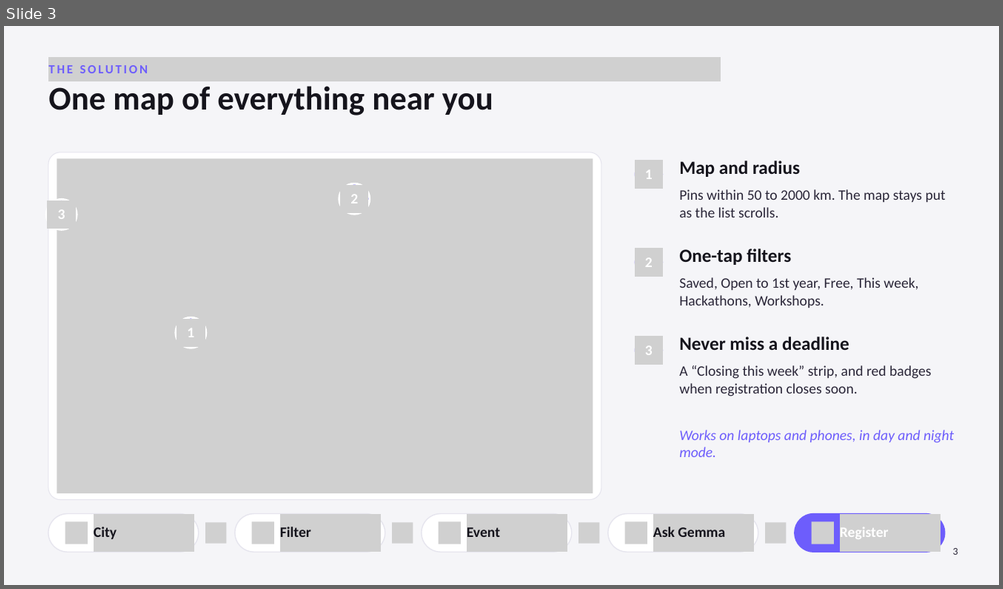
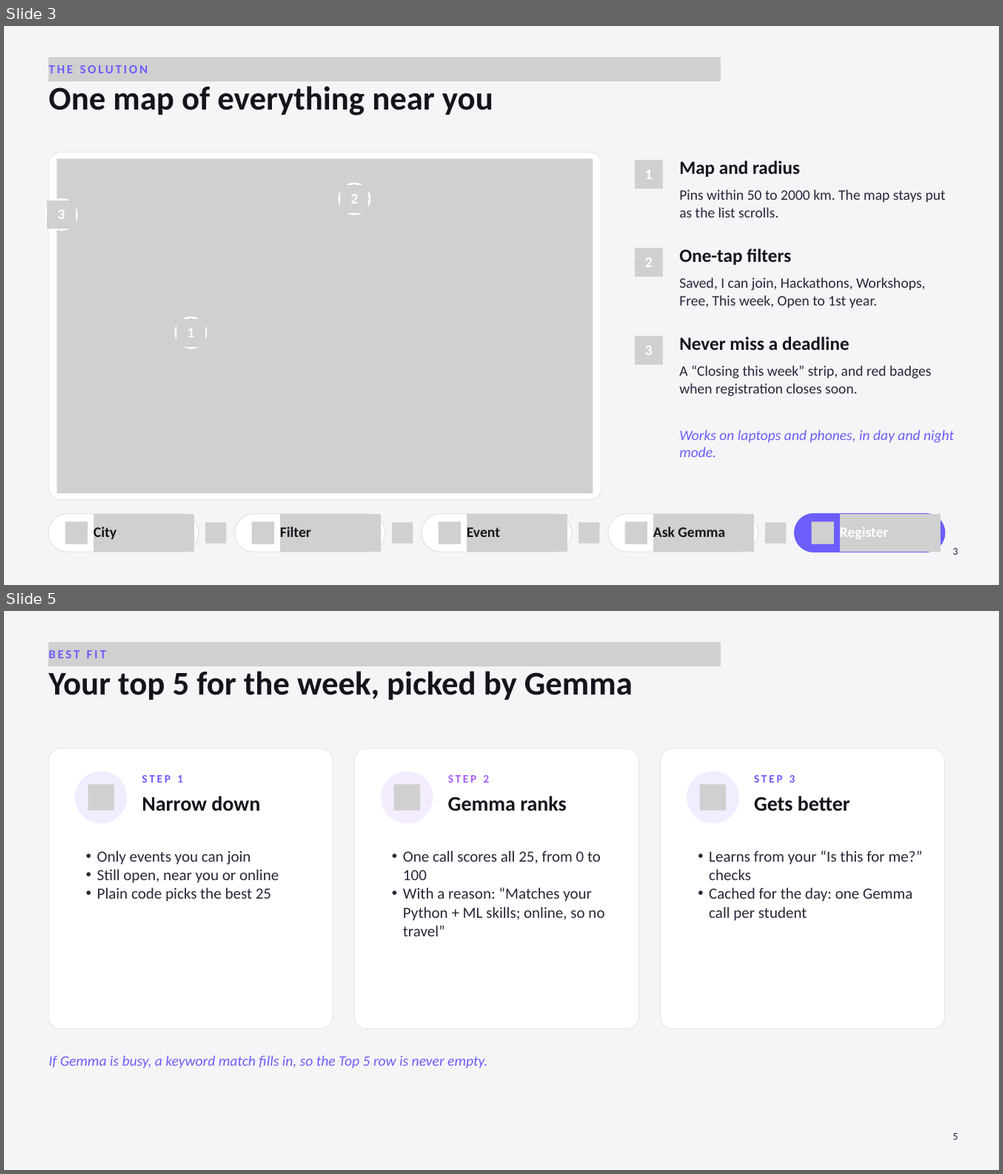
Before and after one commit to DivyanshBhandary/HackFindr, a slide deck: docs/HackFindr_presentation.pptx. Shown one above the other, each under a label of ours: slide 3 before the commit, slides 3 and 5 after it; the slides between them are not shown. The pictures are 1003x589 and 1003x1174 pixels, drawn with LibreOffice and Linux fonts; fonts in the diff are those of the drawing; grey boxes stand for pictures. Boxes give left, top, right and bottom in pixels: in the first picture for what was removed or moved away, otherwise in the second. Text is boxed around its words. In the diff, an @@ line names an element or a change of style, - is before the commit and + after.

```diff
--- a/docs/HackFindr_presentation.pptx
+++ b/docs/HackFindr_presentation.pptx
@@ slide 5 added at (x1=4, y1=611, x2=999, y2=1170), background #F5F5F8 @@
@@ picture added at (x1=48, y1=642, x2=720, y2=667) @@
@@ text added at (x1=48, y1=650, x2=106, y2=658), 18 pt, text #6D5DFC, bold @@
+BEST FIT
@@ text added at (x1=48, y1=671, x2=632, y2=700), 48 pt, text #15141C, bold @@
+Your top 5 for the week, picked by Gemma
@@ freeform shape added at (x1=48, y1=749, x2=333, y2=1029), fill #FFFFFF, outline #E6E5EE 1.13 pt @@
@@ freeform shape added at (x1=354, y1=749, x2=638, y2=1029), fill #FFFFFF, outline #E6E5EE 1.13 pt @@
@@ freeform shape added at (x1=660, y1=749, x2=945, y2=1029), fill #FFFFFF, outline #E6E5EE 1.13 pt @@
@@ freeform shape added at (x1=75, y1=772, x2=128, y2=824), fill #EFEDFF @@
@@ picture added at (x1=88, y1=785, x2=114, y2=811) @@
@@ text added at (x1=142, y1=775, x2=183, y2=783), 16.5 pt, text #6D5DFC, bold @@
+STEP 1
@@ freeform shape added at (x1=381, y1=772, x2=433, y2=824), fill #F4ECFF @@
@@ picture added at (x1=394, y1=785, x2=420, y2=811) @@
@@ text added at (x1=448, y1=775, x2=489, y2=783), 16.5 pt, text #A35CFF, bold @@
+STEP 2
@@ freeform shape added at (x1=686, y1=772, x2=739, y2=824), fill #EFEDFF @@
@@ picture added at (x1=700, y1=785, x2=726, y2=811) @@
@@ text added at (x1=754, y1=775, x2=795, y2=783), 16.5 pt, text #6D5DFC, bold @@
+STEP 3
@@ text added at (x1=142, y1=796, x2=260, y2=812), 30 pt, text #15141C, bold @@
+Narrow down
@@ text added at (x1=448, y1=796, x2=566, y2=812), 30 pt, text #15141C, bold @@
+Gemma ranks
@@ text added at (x1=754, y1=796, x2=850, y2=812), 30 pt, text #15141C, bold @@
+Gets better
@@ text added at (x1=97, y1=851, x2=279, y2=902), 22.5 pt, text #2A2638 @@
+  • Only events you can join
+  • Still open, near you or online
+  • Plain code picks the best 25
@@ text added at (x1=403, y1=851, x2=604, y2=937), 22.5 pt, text #2A2638 @@
+  • One call scores all 25, from 0 to 100
+  • With a reason: “Matches your Python + ML skills; online, so no travel”
@@ text added at (x1=708, y1=851, x2=922, y2=921), 22.5 pt, text #2A2638 @@
+  • Learns from your “Is this for me?” checks
+  • Cached for the day: one Gemma call per student
@@ text added at (x1=48, y1=1056, x2=487, y2=1068), 21 pt, text #6D5DFC, italic @@
+If Gemma is busy, a keyword match fills in, so the Top 5 row is never empty.
@@ text added at (x1=953, y1=1133, x2=958, y2=1140), 15 pt, text #2A2638 @@
+5
@@ slide 3 changed as well @@
@@ text at (x1=679, y1=278, x2=925, y2=308): text changed @@
-Saved, Open to 1st year, Free, This week, Hackathons, Workshops.
+Saved, I can join, Hackathons, Workshops, Free, This week, Open to 1st year.
```
Also in this commit, not shown: 5 other slides changed, 4 other slides added, 20 other files.
